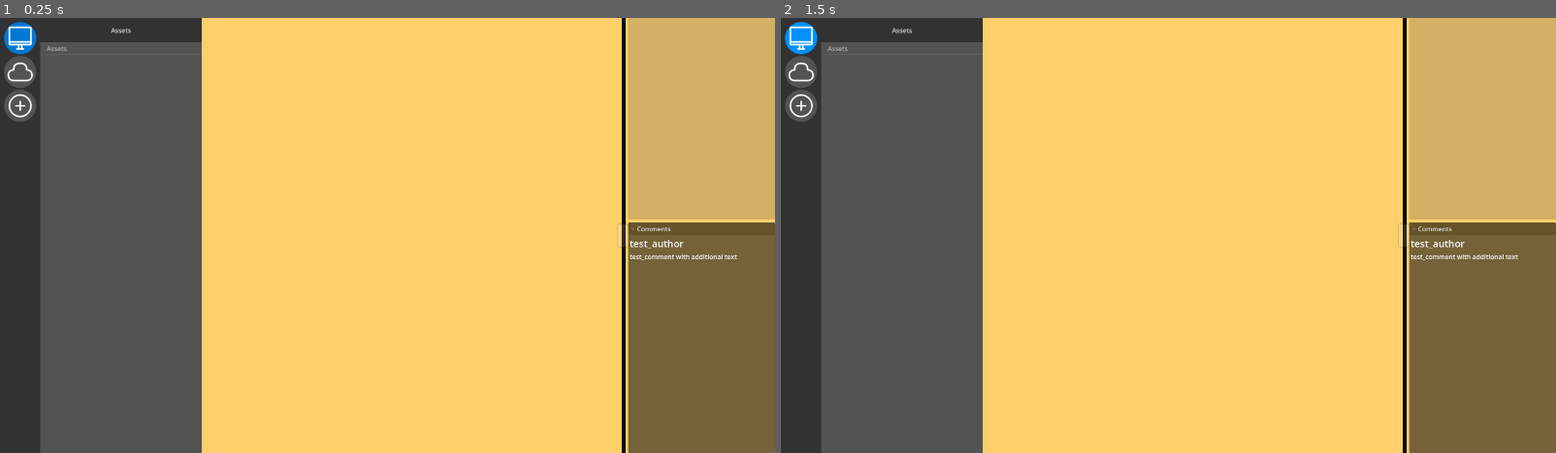
Above: before the commit, frames 1-2 (left to right).
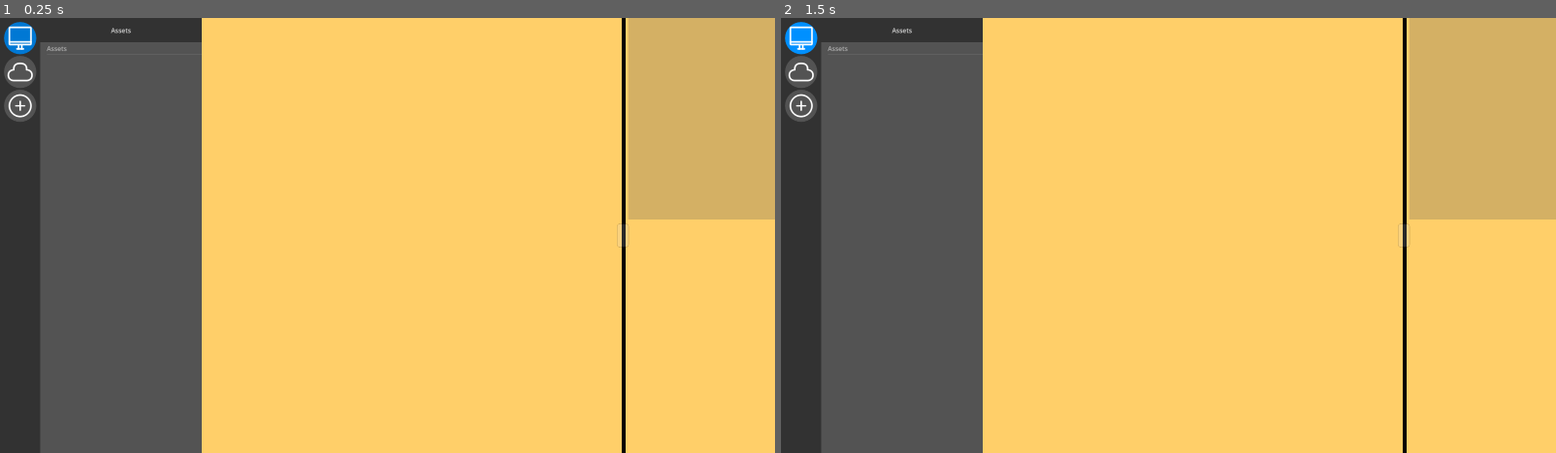
Above: after the commit, the same moments.

Repository: hunsri/3DAM
Game: Godot game, scene res://scenes/MainScene.tscn
Same seed, same stepped clock (60 frames per second), same inputs: the game is played once before the commit and once after it.
Inputs (mouse positions are in pixels of both pictures, inside the frame that each line leads up to):
- Up to frame 1 (0.25 s): no input
- Up to frame 2 (1.5 s): click "Assets" at 0.5 s; click (804, 39) at 1.27 s

The runs differ from the first frame. In frame 1, 10% of the frame differs, in the area x 80-100%, y 46-100%; in frame 2, 10%.

Commit message:
adds comment display and deletion

Diff:
--- a/scenes/context_scenes/LocalViewUI.tscn
+++ b/scenes/context_scenes/LocalViewUI.tscn
@@ -1,7 +1,7 @@
 [gd_scene load_steps=4 format=3 uid="uid://d2no27480sc8"]
 
 [ext_resource type="PackedScene" uid="uid://16s375yxtc82" path="res://scenes/subscenes/DirectorySelector.tscn" id="2_skpw3"]
-[ext_resource type="PackedScene" uid="uid://xa2j6v56168e" path="res://scenes/subscenes/AssetView2D.tscn" id="3_j4ict"]
+[ext_resource type="PackedScene" uid="uid://xa2j6v56168e" path="res://scenes/subscenes/asset_views/AssetView2D.tscn" id="3_j4ict"]
 
 [sub_resource type="StyleBoxFlat" id="StyleBoxFlat_guh61"]
 bg_color = Color(1, 1, 1, 1)
@@ -32,15 +32,15 @@
 directory_handler = NodePath("../../DirectorySelector/DirectoryHandler")
 asset_info_handler = NodePath("../HSplitContainer/AssetInfoSidebar/AssetInfoHandler")
 
-[node name="SubViewport" parent="Background/AssetExplorer2d/HSplitContainer/AssetInfoSidebar/Panel/SubViewportContainer" index="0"]
-size = Vector2i(368, 1080)
+[node name="SubViewport" parent="Background/AssetExplorer2d/HSplitContainer/AssetInfoSidebar/VSplitContainer/Panel/SubViewportContainer" index="0"]
+size = Vector2i(2, 2)
 
 [node name="DirectorySelector" parent="Background" instance=ExtResource("2_skpw3")]
 layout_mode = 1
 offset_right = 0.0
 grow_horizontal = 1
 
-[node name="DirectoryHandler" parent="Background/DirectorySelector" index="0" node_paths=PackedStringArray("explorer_handler")]
+[node name="DirectoryHandler" parent="Background/DirectorySelector" index="1" node_paths=PackedStringArray("explorer_handler")]
 explorer_handler = NodePath("../../AssetExplorer2d/AssetExplorerHandler")
 
 [editable path="Background/AssetExplorer2d"]
--- a/scenes/context_scenes/ServerViewUI.tscn
+++ b/scenes/context_scenes/ServerViewUI.tscn
@@ -1,6 +1,6 @@
 [gd_scene load_steps=3 format=3 uid="uid://bo8w8k6tnqxov"]
 
-[ext_resource type="PackedScene" uid="uid://6105aqmty783" path="res://scenes/subscenes/ServerAssetView2D.tscn" id="1_g1f48"]
+[ext_resource type="PackedScene" uid="uid://6105aqmty783" path="res://scenes/subscenes/asset_views/ServerAssetView2D.tscn" id="1_g1f48"]
 
 [sub_resource type="StyleBoxFlat" id="StyleBoxFlat_guh61"]
 bg_color = Color(1, 1, 1, 1)
@@ -27,16 +27,11 @@
 [node name="ServerAssetView2D" parent="Background" instance=ExtResource("1_g1f48")]
 layout_mode = 1
 
-[node name="AssetExplorerHandler" parent="Background/ServerAssetView2D" index="3" node_paths=PackedStringArray("asset_info_handler")]
-asset_info_handler = NodePath("../HSplitContainer/AssetInfoSidebar/AssetInfoHandler")
-
 [node name="DirectoryHandler" parent="Background/ServerAssetView2D/HSplitContainer/ExplorerArea/VSplitContainer/Local/DirectorySelector" index="1" node_paths=PackedStringArray("explorer_handler")]
 explorer_handler = NodePath("../../../../../../AssetExplorerHandler")
-
-[node name="SubViewport" parent="Background/ServerAssetView2D/HSplitContainer/AssetInfoSidebar/Panel/SubViewportContainer" index="0"]
-size = Vector2i(368, 1080)
 
 [editable path="Background/ServerAssetView2D"]
 [editable path="Background/ServerAssetView2D/HSplitContainer/ExplorerArea/VSplitContainer/Server/CategorySelector"]
 [editable path="Background/ServerAssetView2D/HSplitContainer/ExplorerArea/VSplitContainer/Local/DirectorySelector"]
 [editable path="Background/ServerAssetView2D/HSplitContainer/AssetInfoSidebar"]
+[editable path="Background/ServerAssetView2D/HSplitContainer/AssetInfoSidebar/VSplitContainer/ScrollContainer/AssetMetaInfo"]
--- a/scenes/subscenes/asset_info_sidebar/AssetInfoSidebar.tscn
+++ b/scenes/subscenes/asset_info_sidebar/AssetInfoSidebar.tscn
@@ -27,6 +27,11 @@
 grow_horizontal = 2
 grow_vertical = 2
 
+[node name="AssetInfoHandler" type="Node" parent="." node_paths=PackedStringArray("asset_meta_info_display")]
+script = ExtResource("2_1eesc")
+asset_meta_info_display = NodePath("../VSplitContainer/ScrollContainer/AssetMetaInfo/AssetMetaInfoDisplay")
+metadata/_custom_type_script = "uid://bfqubijg7p3yh"
+
 [node name="separator" type="Panel" parent="."]
 layout_mode = 1
 anchors_preset = 9
@@ -35,10 +40,6 @@
 grow_vertical = 2
 theme = ExtResource("1_vmxhd")
 theme_type_variation = &"SeparatorBar"
-
-[node name="AssetInfoHandler" type="Node" parent="."]
-script = ExtResource("2_1eesc")
-metadata/_custom_type_script = "uid://bfqubijg7p3yh"
 
 [node name="VSplitContainer" type="VSplitContainer" parent="."]
 layout_mode = 1
@@ -108,3 +109,5 @@
 
 [connection signal="mouse_entered" from="VSplitContainer/Panel/SubViewportContainer" to="VSplitContainer/Panel/SubViewportContainer/SubViewport/SpawnPoint" method="_on_sub_viewport_container_mouse_entered"]
 [connection signal="mouse_exited" from="VSplitContainer/Panel/SubViewportContainer" to="VSplitContainer/Panel/SubViewportContainer/SubViewport/SpawnPoint" method="_on_sub_viewport_container_mouse_exited"]
+
+[editable path="VSplitContainer/ScrollContainer/AssetMetaInfo"]
--- a/scenes/subscenes/asset_info_sidebar/AssetMetaInfo.tscn
+++ b/scenes/subscenes/asset_info_sidebar/AssetMetaInfo.tscn
@@ -12,9 +12,10 @@
 grow_vertical = 2
 theme_override_styles/panel = SubResource("StyleBoxEmpty_8sihi")
 
-[node name="AssetMetaInfoDisplay" type="Node" parent="." node_paths=PackedStringArray("comment_spawner")]
+[node name="AssetMetaInfoDisplay" type="Node" parent="." node_paths=PackedStringArray("comment_spawner", "comment_section")]
 script = ExtResource("1_a4nop")
 comment_spawner = NodePath("../CommentSection/CommentSpawner")
+comment_section = NodePath("../CommentSection")
 metadata/_custom_type_script = "uid://ck3y24uf0kygi"
 
 [node name="CommentSection" type="FoldableContainer" parent="."]
@@ -22,5 +23,7 @@
 title = "Comments"
 
 [node name="CommentSpawner" type="VBoxContainer" parent="CommentSection"]
+editor_description = "spawns Comment scene elements"
 layout_mode = 2
 size_flags_horizontal = 3
+size_flags_vertical = 0
--- a/scenes/subscenes/asset_info_sidebar/Comment.tscn
+++ b/scenes/subscenes/asset_info_sidebar/Comment.tscn
@@ -1,13 +1,14 @@
-[gd_scene load_steps=4 format=3 uid="uid://dtqmjtp846oyo"]
+[gd_scene load_steps=5 format=3 uid="uid://dtqmjtp846oyo"]
 
 [ext_resource type="Script" uid="uid://beuq11j5100uq" path="res://scripts/Comment.gd" id="1_6268p"]
+[ext_resource type="Texture2D" uid="uid://bb28cuhux8va6" path="res://icons/trash.png" id="2_mguly"]
 
 [sub_resource type="LabelSettings" id="LabelSettings_b8tvw"]
 font_size = 24
 
 [sub_resource type="LabelSettings" id="LabelSettings_6268p"]
 
-[node name="Comment" type="HFlowContainer" node_paths=PackedStringArray("comment_author_label", "comment_text_label")]
+[node name="Comment" type="HFlowContainer" node_paths=PackedStringArray("comment_author_label", "comment_text_label", "activate_delete_button", "delete_button")]
 offset_right = 761.0
 offset_bottom = 61.0
 size_flags_horizontal = 3
@@ -15,6 +16,8 @@
 script = ExtResource("1_6268p")
 comment_author_label = NodePath("VBoxContainer/CommentAuthor")
 comment_text_label = NodePath("VBoxContainer/CommentText")
+activate_delete_button = NodePath("VBoxContainer/HBoxContainer/ActivateDeleteButton")
+delete_button = NodePath("VBoxContainer/HBoxContainer/DeleteButton")
 
 [node name="VBoxContainer" type="VBoxContainer" parent="."]
 layout_mode = 2
@@ -33,3 +36,37 @@
 text = "<comment text>"
 label_settings = SubResource("LabelSettings_6268p")
 autowrap_mode = 3
+
+[node name="HBoxContainer" type="HBoxContainer" parent="VBoxContainer"]
+layout_mode = 2
+
+[node name="ActivateDeleteButton" type="CheckButton" parent="VBoxContainer/HBoxContainer"]
+clip_contents = true
+layout_mode = 2
+focus_mode = 0
+theme_override_colors/font_hover_color = Color(1, 0.5686275, 0, 1)
+theme_override_colors/icon_hover_color = Color(1, 0.5682497, 0, 1)
+text = "
+"
+clip_text = true
+expand_icon = true
+
+[node name="DeleteButton" type="Button" parent="VBoxContainer/HBoxContainer"]
+clip_contents = true
+custom_minimum_size = Vector2(90, 0)
+layout_mode = 2
+focus_mode = 0
+theme_override_colors/font_hover_color = Color(1, 0.5686275, 0, 1)
+theme_override_colors/icon_hover_color = Color(1, 0.5682497, 0, 1)
+disabled = true
+text = "delete"
+icon = ExtResource("2_mguly")
+alignment = 0
+clip_text = true
+expand_icon = true
+
+[node name="HSeparator" type="HSeparator" parent="VBoxContainer"]
+layout_mode = 2
+
+[connection signal="toggled" from="VBoxContainer/HBoxContainer/ActivateDeleteButton" to="." method="_on_activate_delete_button_toggled"]
+[connection signal="pressed" from="VBoxContainer/HBoxContainer/DeleteButton" to="." method="_on_delete_button_pressed"]
--- a/scenes/subscenes/AssetView2D.tscn
+++ b/scenes/subscenes/asset_views/AssetView2D.tscn
@@ -41,6 +41,15 @@
 unique_name_in_owner = true
 layout_mode = 2
 
-[node name="AssetInfoSidebar" parent="HSplitContainer" instance=ExtResource("1_txao4")]
+[node name="AssetInfoSidebar" parent="HSplitContainer" instance=ExtResource("2_i58tk")]
 layout_mode = 2
 size_flags_horizontal = 3
+
+[node name="SubViewport" parent="HSplitContainer/AssetInfoSidebar/VSplitContainer/Panel/SubViewportContainer" index="0"]
+size = Vector2i(364, 500)
+
+[node name="AssetMetaInfoDisplay" parent="HSplitContainer/AssetInfoSidebar/VSplitContainer/ScrollContainer/AssetMetaInfo" index="0"]
+_is_local = true
+
+[editable path="HSplitContainer/AssetInfoSidebar"]
+[editable path="HSplitContainer/AssetInfoSidebar/VSplitContainer/ScrollContainer/AssetMetaInfo"]
--- a/scenes/subscenes/ServerAssetView2D.tscn
+++ b/scenes/subscenes/asset_views/ServerAssetView2D.tscn
@@ -1,15 +1,15 @@
 [gd_scene load_steps=14 format=3 uid="uid://6105aqmty783"]
 
-[ext_resource type="Script" uid="uid://cgj5l2rao6e22" path="res://scripts/explorers/AssetExplorerHandler.gd" id="1_p8e36"]
-[ext_resource type="Script" uid="uid://8ty66il4fyso" path="res://scripts/server/ServerHandler.gd" id="1_uw5gw"]
-[ext_resource type="Script" uid="uid://e2mtpotnr8x3" path="res://scripts/explorers/ServerExplorerHandler.gd" id="2_6xg4d"]
-[ext_resource type="PackedScene" uid="uid://16s375yxtc82" path="res://scenes/subscenes/DirectorySelector.tscn" id="2_c23qk"]
-[ext_resource type="PackedScene" uid="uid://cd5a0p23y433v" path="res://scenes/subscenes/asset_info_sidebar/AssetInfoSidebar.tscn" id="2_idkyg"]
-[ext_resource type="PackedScene" uid="uid://dvb1345451o5v" path="res://scenes/subscenes/CategorySelector.tscn" id="2_uw5gw"]
-[ext_resource type="Script" uid="uid://bjjgsb0e668fs" path="res://scripts/server/ServerExchangeManager.gd" id="3_xf5sg"]
-[ext_resource type="Theme" uid="uid://koi0noce4p5b" path="res://themes/GUI_Base_Theme.tres" id="4_4r40v"]
-[ext_resource type="PackedScene" uid="uid://djmadqb6fsp38" path="res://scenes/subscenes/exchange_bar/ServerExchangeBar.tscn" id="5_mgk7m"]
-[ext_resource type="PackedScene" uid="uid://csxkrfjg0nwe4" path="res://scenes/subscenes/overlays/ExplorerStatusOverlay.tscn" id="8_qq5yn"]
+[ext_resource type="Script" uid="uid://8ty66il4fyso" path="res://scripts/server/ServerHandler.gd" id="1_7a6l4"]
+[ext_resource type="Script" uid="uid://e2mtpotnr8x3" path="res://scripts/explorers/ServerExplorerHandler.gd" id="2_q8qvv"]
+[ext_resource type="Script" uid="uid://bjjgsb0e668fs" path="res://scripts/server/ServerExchangeManager.gd" id="3_53hih"]
+[ext_resource type="Script" uid="uid://cgj5l2rao6e22" path="res://scripts/explorers/AssetExplorerHandler.gd" id="4_p5evc"]
+[ext_resource type="PackedScene" uid="uid://csxkrfjg0nwe4" path="res://scenes/subscenes/overlays/ExplorerStatusOverlay.tscn" id="5_lx8f4"]
+[ext_resource type="PackedScene" uid="uid://dvb1345451o5v" path="res://scenes/subscenes/CategorySelector.tscn" id="6_5whm3"]
+[ext_resource type="PackedScene" uid="uid://djmadqb6fsp38" path="res://scenes/subscenes/exchange_bar/ServerExchangeBar.tscn" id="7_g7lgg"]
+[ext_resource type="PackedScene" uid="uid://16s375yxtc82" path="res://scenes/subscenes/DirectorySelector.tscn" id="8_vlo1l"]
+[ext_resource type="Theme" uid="uid://koi0noce4p5b" path="res://themes/GUI_Base_Theme.tres" id="9_k3g27"]
+[ext_resource type="PackedScene" uid="uid://cd5a0p23y433v" path="res://scenes/subscenes/asset_info_sidebar/AssetInfoSidebar.tscn" id="10_7csbd"]
 
 [sub_resource type="StyleBoxFlat" id="StyleBoxFlat_qq5yn"]
 bg_color = Color(0, 0, 0, 1)
@@ -29,31 +29,33 @@
 metadata/_edit_use_anchors_ = true
 
 [node name="ServerHandler" type="Node" parent="." node_paths=PackedStringArray("server_exchange_manager")]
-script = ExtResource("1_uw5gw")
+script = ExtResource("1_7a6l4")
 server_exchange_manager = NodePath("../ServerExchangeManager")
 metadata/_custom_type_script = "uid://8ty66il4fyso"
 
 [node name="HTTPRequest" type="HTTPRequest" parent="ServerHandler"]
 use_threads = true
 
-[node name="ServerExplorerHandler" type="Node" parent="." node_paths=PackedStringArray("server_handler", "category_handler", "status_overlay", "selector_overlay")]
-script = ExtResource("2_6xg4d")
+[node name="ServerExplorerHandler" type="Node" parent="." node_paths=PackedStringArray("server_handler", "category_handler", "asset_info_handler", "status_overlay", "selector_overlay")]
+script = ExtResource("2_q8qvv")
 server_handler = NodePath("../ServerHandler")
 category_handler = NodePath("../HSplitContainer/ExplorerArea/VSplitContainer/Server/CategorySelector/CategoryHandler")
+asset_info_handler = NodePath("../HSplitContainer/AssetInfoSidebar/AssetInfoHandler")
 status_overlay = NodePath("../HSplitContainer/ExplorerArea/VSplitContainer/Server/ServerExplorerStatusOverlay")
 selector_overlay = NodePath("../HSplitContainer/ExplorerArea/VSplitContainer/Server/CategorySelector/CategorySidePanel/CategorySelectorStatusOverlay")
 metadata/_custom_type_script = "uid://e2mtpotnr8x3"
 
 [node name="ServerExchangeManager" type="Node" parent="." node_paths=PackedStringArray("server_exchange_bar", "server_explorer_handler", "asset_explorer_handler")]
-script = ExtResource("3_xf5sg")
+script = ExtResource("3_53hih")
 server_exchange_bar = NodePath("../HSplitContainer/ExplorerArea/VSplitContainer/Local/ServerExchangeBar")
 server_explorer_handler = NodePath("../ServerExplorerHandler")
 asset_explorer_handler = NodePath("../AssetExplorerHandler")
 metadata/_custom_type_script = "uid://bjjgsb0e668fs"
 
-[node name="AssetExplorerHandler" type="Node" parent="." node_paths=PackedStringArray("directory_handler", "server_handler", "status_overlay", "selector_overlay")]
-script = ExtResource("1_p8e36")
+[node name="AssetExplorerHandler" type="Node" parent="." node_paths=PackedStringArray("directory_handler", "asset_info_handler", "server_handler", "status_overlay", "selector_overlay")]
+script = ExtResource("4_p5evc")
 directory_handler = NodePath("../HSplitContainer/ExplorerArea/VSplitContainer/Local/DirectorySelector/DirectoryHandler")
+asset_info_handler = NodePath("../HSplitContainer/AssetInfoSidebar/AssetInfoHandler")
 server_handler = NodePath("../ServerHandler")
 status_overlay = NodePath("../HSplitContainer/ExplorerArea/VSplitContainer/Local/LocalExplorerContainer/LocalExplorerStatusOverlay")
 selector_overlay = NodePath("../HSplitContainer/ExplorerArea/VSplitContainer/Local/DirectorySelector/DirectorySidePanel/CategorySelectorStatusOverlay")
@@ -160,12 +162,20 @@
 anchor_bottom = 1.0
 offset_left = -4.0
 grow_vertical = 2
-theme = ExtResource("4_4r40v")
+theme = ExtResource("9_k3g27")
 theme_type_variation = &"SeparatorBar"
 
-[node name="AssetInfoSidebar" parent="HSplitContainer" instance=ExtResource("2_idkyg")]
+[node name="AssetInfoSidebar" parent="HSplitContainer" instance=ExtResource("10_7csbd")]
 layout_mode = 2
 size_flags_horizontal = 3
 
+[node name="AssetInfoHandler" parent="HSplitContainer/AssetInfoSidebar" index="0" node_paths=PackedStringArray("server_handler")]
+server_handler = NodePath("../../../ServerHandler")
+
+[node name="SubViewport" parent="HSplitContainer/AssetInfoSidebar/VSplitContainer/Panel/SubViewportContainer" index="0"]
+size = Vector2i(364, 500)
+
 [editable path="HSplitContainer/ExplorerArea/VSplitContainer/Server/CategorySelector"]
 [editable path="HSplitContainer/ExplorerArea/VSplitContainer/Local/DirectorySelector"]
+[editable path="HSplitContainer/AssetInfoSidebar"]
+[editable path="HSplitContainer/AssetInfoSidebar/VSplitContainer/ScrollContainer/AssetMetaInfo"]
--- a/scripts/AssetInfoHandler.gd
+++ b/scripts/AssetInfoHandler.gd
@@ -3,7 +3,16 @@
 @onready var spawn_point: Node3D = %SpawnPoint
 @onready var spring_arm_3d: SpringArm3D = %SpringArm3D
 
+## stays empty in local view
+@export var server_handler: ServerHandler
+
+## provides meta information
+@export var asset_meta_info_display: AssetMetaInfoDisplay
+
 var default_spring_length: float
+
+func _ready() -> void:
+	asset_meta_info_display.asset_info_handler = self
 
 func load_model(path_to_model: String):
 
--- a/scripts/AssetMetaInfoDisplay.gd
+++ b/scripts/AssetMetaInfoDisplay.gd
@@ -1,9 +1,53 @@
 class_name AssetMetaInfoDisplay extends Node
 
 @export var comment_spawner: VBoxContainer
+@export var comment_section: FoldableContainer
+@export var _is_local: bool
+
+# set from parent
+var asset_info_handler: AssetInfoHandler
 
 func _ready() -> void:
-	add_comment("test_author", "test_comment with additional text")
+	# comment section is only available on servers
+	if _is_local:
+		comment_section.visible = false
+	else:
+		comment_section.visible = true
 
-func add_comment(author: String, text: String) -> void:
-	comment_spawner.add_child(ResourceManager.create_comment(author, text))
+func add_comment(comment_data: Comment.CommentData) -> void:
+	comment_spawner.add_child(ResourceManager.create_comment(comment_data, asset_info_handler))
+
+func clear_comments() -> void:
+	for child in comment_spawner.get_children():
+		child.queue_free()
+
+## called when new data from server gets fetched
+func on_request_completed_fetch_package_comments(_result, _response_code, _headers, body):
+
+	clear_comments()
+
+	var json_string: String = body.get_string_from_utf8()
+	var json = JSON.parse_string(json_string)
+	if json == null:
+		return
+
+	var comment_count = json["comments"].size()
+
+	for i in comment_count:
+		var comment_data := Comment.CommentData.new(
+			json["comments"][i]["message_uuid"],
+			json["comments"][i]["comment_text"],
+			json["comments"][i]["timestamp"],
+			json["comments"][i]["is_user_comment"],
+		)
+		add_comment(comment_data)
+
+func on_request_completed_delete_package_comment(_result, _response_code, _headers, _body) -> void:
+	if _response_code != 200:
+		return
+
+	# not ideal, but requesting a new comment list makes it easy to see if the comment was deleted
+	var explorer_handler :=  asset_info_handler.server_handler.server_exchange_manager.server_explorer_handler
+	var category_name = explorer_handler.category_handler.get_currently_open_category()
+	var package_name = explorer_handler.latest_clicked_server_tile.asset_info.package_name
+	asset_info_handler.server_handler.fetch_package_comments(category_name, package_name, self)
--- a/scripts/Comment.gd
+++ b/scripts/Comment.gd
@@ -3,6 +3,47 @@
 @export var comment_author_label: Label
 @export var comment_text_label: Label
 
-func setup(comment_author: String, comment_text: String) -> void:
-	comment_author_label.text = comment_author
-	comment_text_label.text = comment_text
+@export var activate_delete_button: CheckButton
+@export var delete_button: Button
+
+var _asset_info_handler: AssetInfoHandler
+
+## data container for comments
+class CommentData:
+	var message_uuid: String
+	var comment_text: String
+	var timestamp: String
+	var is_own_comment: bool
+
+	func _init(p_message_uuid: String, p_comment_text: String, p_timestamp: String, p_is_own_comment: bool) -> void:
+		message_uuid = p_message_uuid
+		comment_text = p_comment_text
+		timestamp = p_timestamp
+		is_own_comment = p_is_own_comment
+
+var comment_data: CommentData
+
+func setup(p_comment_data: CommentData, p_asset_info_handler: AssetInfoHandler) -> void:
+	comment_data = p_comment_data
+	_asset_info_handler = p_asset_info_handler
+
+	comment_text_label.text = comment_data.comment_text
+
+	if comment_data.is_own_comment:
+		comment_author_label.text = "Me"
+		activate_delete_button.visible = true
+		delete_button.visible = true
+	else:
+		comment_author_label.text = "Anon"
+		activate_delete_button.visible = false
+		delete_button.visible = false
+
+## for activating the delete button, to allow deletion of the comment
+func _on_activate_delete_button_toggled(toggled_on: bool) -> void:
+	if toggled_on:
+		delete_button.disabled = false
+	else:
+		delete_button.disabled = true
+
+func _on_delete_button_pressed() -> void:
+	_asset_info_handler.server_handler.delete_package_comment(comment_data.message_uuid)
--- a/scripts/explorers/ServerExplorerHandler.gd
+++ b/scripts/explorers/ServerExplorerHandler.gd
@@ -2,6 +2,7 @@
 
 @export var server_handler: ServerHandler
 @export var category_handler: CategoryHandler
+@export var asset_info_handler: AssetInfoHandler
 
 @onready var v_box_container: VBoxContainer = %VBoxContainerServer
 
@@ -9,6 +10,8 @@
 @export var selector_overlay: SelectorStatusOverlay
 
 var asset_infos: Array[AssetInfo] = []
+
+var latest_clicked_server_tile: ServerAssetTile2D
 
 func _ready() -> void:
 	reload_explorer()
@@ -51,3 +54,12 @@
 func remove_all_tiles():
 	for child in v_box_container.get_children():
 		child.queue_free()
+
+func asset_clicked(server_asset_tile: ServerAssetTile2D) -> void:
+	latest_clicked_server_tile = server_asset_tile
+
+	server_handler.fetch_package_comments(
+		category_handler.get_currently_open_category(),
+		server_asset_tile.asset_info.package_name,
+		asset_info_handler.asset_meta_info_display
+	)
--- a/scripts/globals/resource_manager.gd
+++ b/scripts/globals/resource_manager.gd
@@ -8,8 +8,8 @@
 	var tile_line = ASSET_VIEW_2D_LINE.instantiate()
 	return tile_line
 
-func create_comment(comment_author: String, comment_text: String) -> Control:
+func create_comment(comment_data: Comment.CommentData, asset_info_handler: AssetInfoHandler) -> Control:
 	var comment: Control = COMMENT.instantiate()
 	var ret: Comment = comment
-	ret.setup(comment_author, comment_text)
+	ret.setup(comment_data, asset_info_handler)
 	return ret
--- a/scripts/server/ServerHandler.gd
+++ b/scripts/server/ServerHandler.gd
@@ -250,6 +250,51 @@
 	http.request_completed.connect(asset_tile.on_request_completed_fetch_package_faves)
 	_cleanup_http_request_node(http)
 
+func fetch_package_comments(category_name: String, package_name: String, asset_info_display: AssetMetaInfoDisplay) -> void:
+	var sub_url = "/assets/categories/"+category_name+"/"+package_name+"/"+"comments"
+	var query = "?user_uuid="+Startup.load_identity_uuid()
+	var request_address = HTTP_PRE+address+sub_url+query
+
+	var http = _create_http_request_node()
+	var error = http.request(request_address)
+
+	if error != OK:
+		print("Request error:", error)
+
+	http.request_completed.connect(asset_info_display.on_request_completed_fetch_package_comments)
+
+	_cleanup_http_request_node(http)
+
+func delete_package_comment(message_uuid: String) -> void:
+	# not optimal, but caller has no easy access to these information, so we have to do it
+	var explorer_handler :=  server_exchange_manager.server_explorer_handler
+	var category_name = explorer_handler.category_handler.get_currently_open_category()
+	var package_name = explorer_handler.latest_clicked_server_tile.asset_info.package_name
+
+	var sub_url = "/assets/categories/"+category_name+"/"+package_name+"/"+"remove_comment"
+	var request_address = HTTP_PRE+address+sub_url
+	var headers = ["Content-Type: application/json"]
+
+	var http = _create_http_request_node()
+
+	# ugly, but fast way for creating json payload
+	var body := "{\"user_uuid\": \""+ Startup.load_identity_uuid()+"\","
+	body += "\"message_uuid\": \""+ message_uuid+"\"}"
+
+	var error = http.request(
+		request_address,
+		headers,
+		HTTPClient.METHOD_PATCH,
+		body
+	)
+
+	http.request_completed.connect(explorer_handler.asset_info_handler.asset_meta_info_display.on_request_completed_delete_package_comment)
+
+	if error != OK:
+		print("Request error:", error)
+
+	_cleanup_http_request_node(http)
+
 func _create_http_request_node() -> HTTPRequest:
 	var http_request = HTTPRequest.new()
 
--- a/scripts/tiles/ServerAssetTile2D.gd
+++ b/scripts/tiles/ServerAssetTile2D.gd
@@ -98,7 +98,7 @@
 		)
 
 func _on_asset_clicked_button_pressed() -> void:
-	pass # Replace with function body.
+	asset_handler.asset_clicked(self)
 
 func _on_selection_checkbox_pressed() -> void:
 	if is_selected():
Binary file added: icons/trash.png
Not shown, added: icons/trash.png.import
Not shown: 2 places in scenes/subscenes/asset_views/AssetView2D.tscn that only renumber resources
Not shown: 3 places in scenes/subscenes/asset_views/ServerAssetView2D.tscn that only renumber resources
